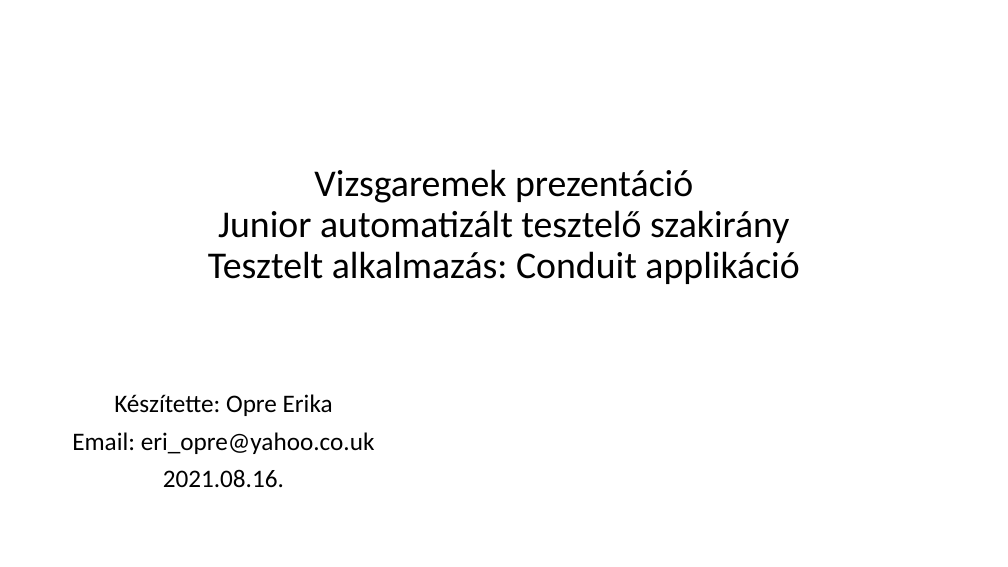
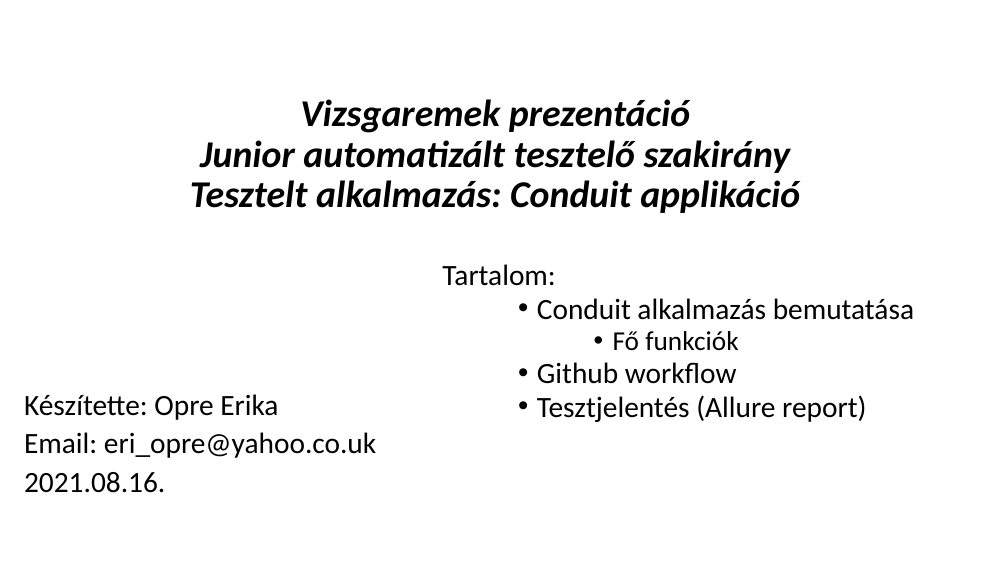
Before and after one commit to Mirkics/conduit, a slide deck: slide 1 of docs/Presentation_Conduit_Opre_Erika.pptx. Drawn at 1008x567 pixels with LibreOffice and Linux fonts; fonts in the diff are those of the drawing. Boxes give left, top, right and bottom in pixels: in the first picture for what was removed or moved away, otherwise in the second. Text is boxed around its words. In the diff, an @@ line names an element or a change of style, - is before the commit and + after.

Commit message:
slides updated

```diff
--- a/docs/Presentation_Conduit_Opre_Erika.pptx
+++ b/docs/Presentation_Conduit_Opre_Erika.pptx
@@ title "Vizsgaremek prezentáció Junior automatizált tesztelő ...": place and size @@
-title "Vizsgaremek prezentáció Junior automatizált tesztelő ..." at (208,169,799,284)
+title "Vizsgaremek prezentáció Junior automatizált tesztelő ..." at (190,99,800,213)
@@ title "Vizsgaremek prezentáció Junior automatizált tesztelő ..." at (190,99,800,213): bold on, italic on; vertical alignment bottom to middle @@
@@ text added at (442,264,914,422), 28 pt, text #000000 @@
+Tartalom:
+    • Conduit alkalmazás bemutatása
+        • Fő funkciók
+    • Github workflow
+    • Tesztjelentés (Allure report)
@@ text "Készítette: Opre Erika" at (24,394,376,493): size 24 to 28 pt; alignment centre to left; line spacing 0.9 to 0.8 @@
```
Also in this commit, not shown: 2 other slides changed.
